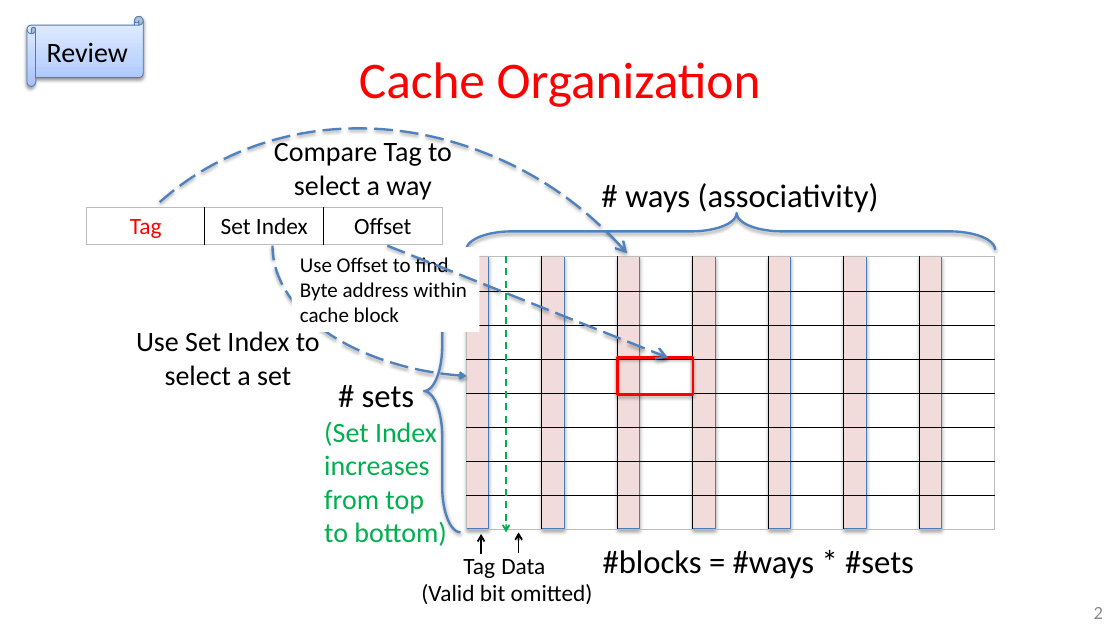
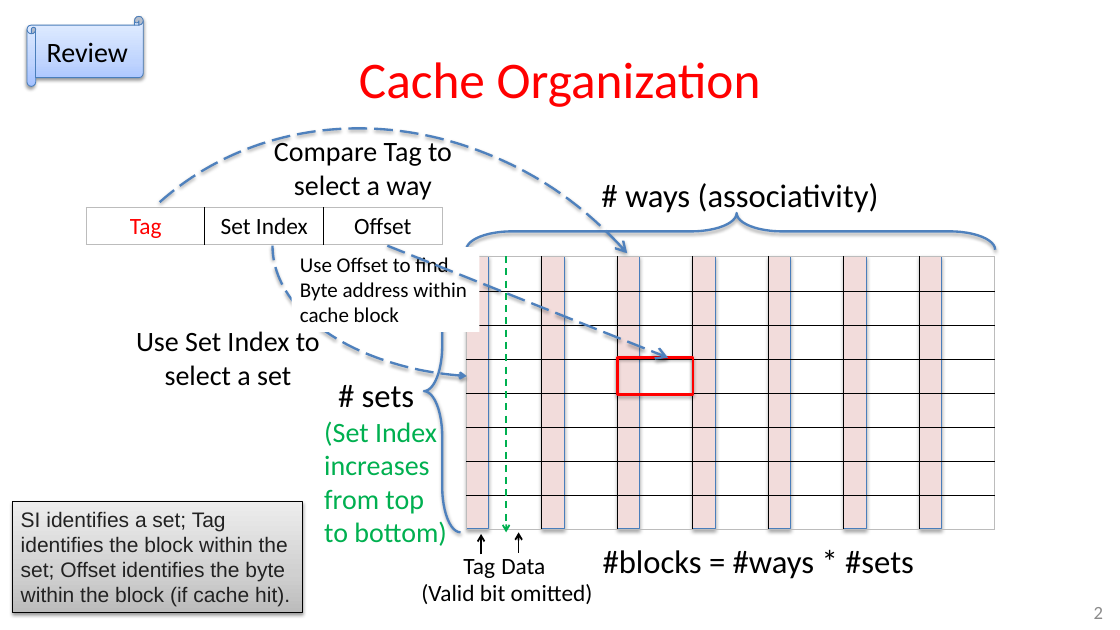
Before and after one commit to guhofstra/CSC256Fa25, a slide deck: slide 2 of PPTs/L7-Exercises ANS.pptx. Drawn at 1120x630 pixels with LibreOffice and Linux fonts; fonts in the diff are those of the drawing. Boxes give left, top, right and bottom in pixels: in the first picture for what was removed or moved away, otherwise in the second. Text is boxed around its words. In the diff, an @@ line names an element or a change of style, - is before the commit and + after.

```diff
--- a/PPTs/L7-Exercises ANS.pptx
+++ b/PPTs/L7-Exercises ANS.pptx
@@ rectangle added at (13, 502, 302, 613), fill gradient #BDBDBD to #D1D1D1 to #EEEEEE, outline #000000 0.75 pt, 18 pt, text #222222 @@
+SI identifies a set; Tag identifies the block within the set; Offset identifies the byte within the block (if cache hit).
```
Also in this commit, not shown: 10 other slides changed, 4 other files.
